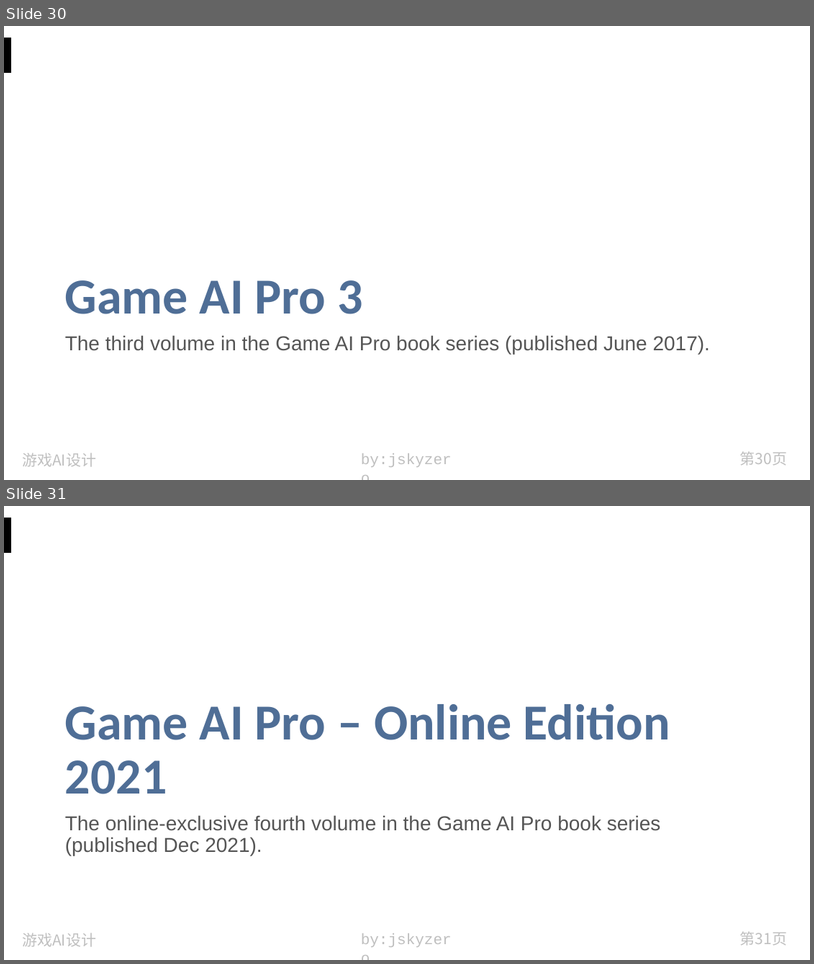
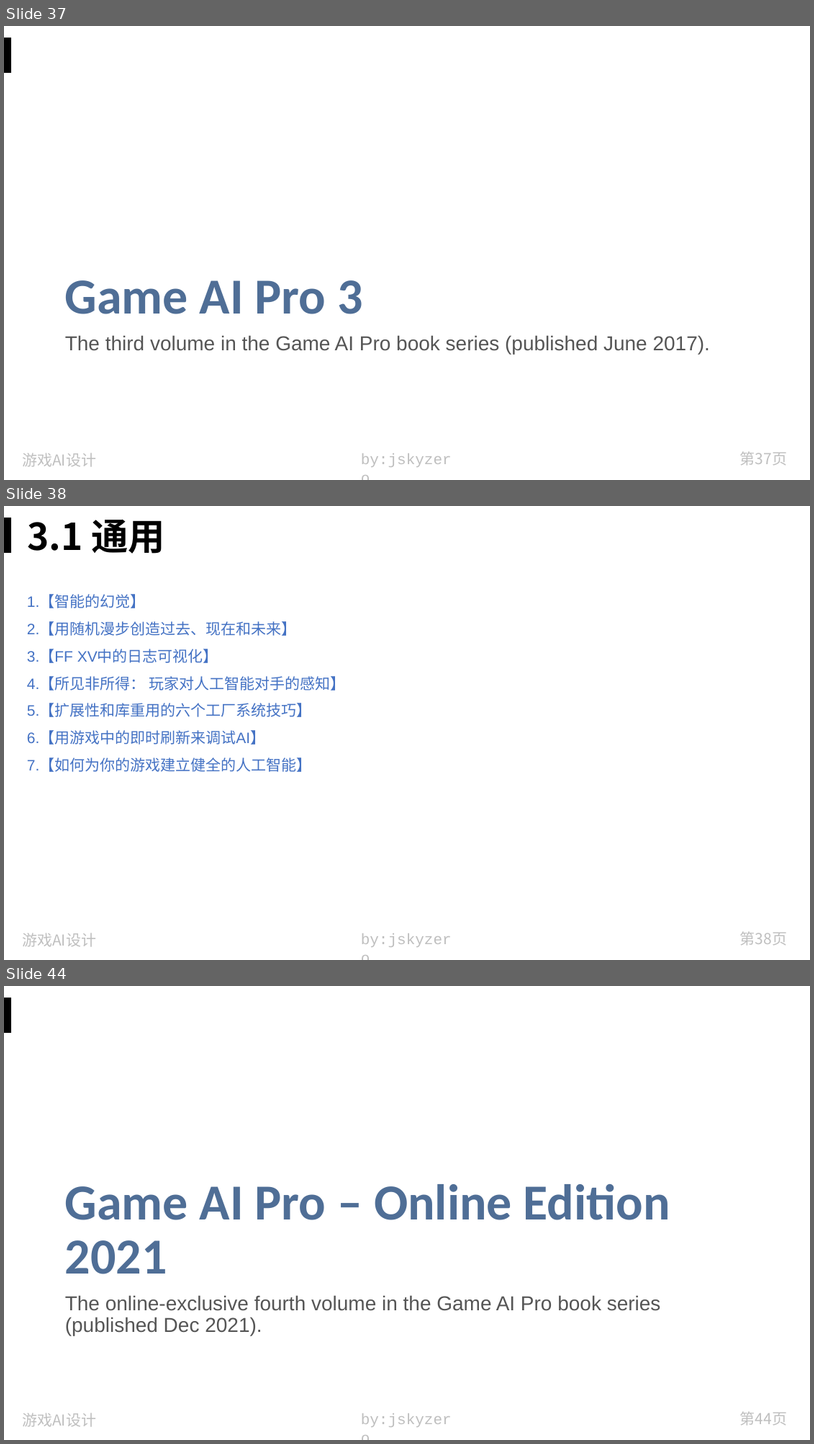
Before and after one commit to jskyzero/design.jskyzero.com, a slide deck: assets/img/skill/GameAIPro/Game AI Pro.pptx. Shown one above the other, each under a label of ours: slides 30 and 31 before the commit, slides 37, 38 and 44 after it; the slides between them are not shown. The pictures are 814x964 and 814x1444 pixels, drawn with LibreOffice and Linux fonts; fonts in the diff are those of the drawing. Boxes give left, top, right and bottom in pixels: in the first picture for what was removed or moved away, otherwise in the second. Text is boxed around its words. In the diff, an @@ line names an element or a change of style, - is before the commit and + after.

```diff
--- a/assets/img/skill/GameAIPro/Game AI Pro.pptx
+++ b/assets/img/skill/GameAIPro/Game AI Pro.pptx
@@ slide 38 added at <box>4,506,810,960</box>, background #FFFFFF; not listed: 4 template elements that a slide beside it also shows @@
@@ title added at <box>27,519,165,554</box>, 44 pt, text #000000, bold @@
+3.1 通用
@@ text added at <box>27,595,345,772</box>, 18 pt, text #4472C4 @@
+1.【智能的幻觉】
+2.【用随机漫步创造过去、现在和未来】
+3.【FF XV中的日志可视化】
+4.【所见非所得： 玩家对人工智能对手的感知】
+5.【扩展性和库重用的六个工厂系统技巧】
+6.【用游戏中的即时刷新来调试AI】
+7.【如何为你的游戏建立健全的人工智能】
@@ what was slide 30 is now slide 37 @@
@@ page number at <box>741,452,787,465</box>: text changed @@
-第30页
+第37页
@@ what was slide 31 is now slide 44 @@
@@ page number at <box>741,1412,787,1425</box>: text changed @@
-第31页
+第44页
```
Also in this commit, not shown: 7 slides changed, 13 other slides added, 1 slide removed, 32 other files.
